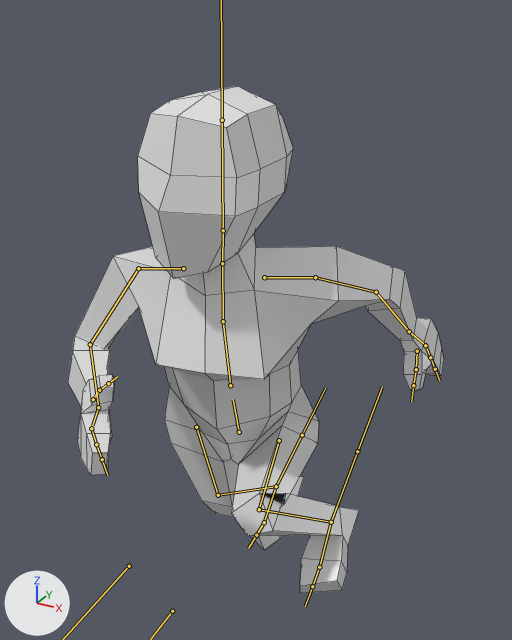
The FBX model Worlds/Assets/BaseGameAssets/Art/Models/LowPolyCharacter_Female.fbx as it was, and as the next commit left it.
Rendered twice from a camera (50 mm lens) standing at (0.764, -1.805, 1.665) and looking at (-0.044, -0.337, 0.931). The lights are fixed; the arrows at lower left show +X, +Y and +Z. Both versions are drawn at frame 22 of the action 'Armature_Female|Run'; the numbers are the values there. The bones that bend it are drawn over the model as lines. Mesh edges are drawn as thin lines.

Objects in the first picture: 'LowPolyCharacter_Female'.
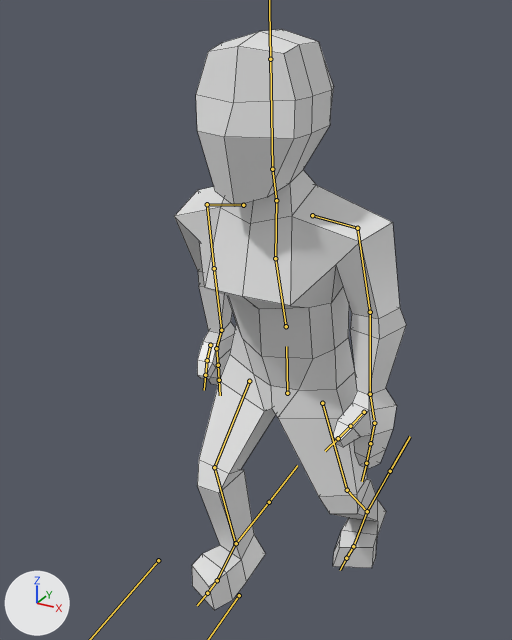
The change in detail:
Bone 'Hips' (bone_hips) moves from (-0.135, -0.148, 0.301) to (-0.044, -0.066, 0.164).
Bone 'Hips' (bone_hips) turns from (19, 14, -2) to (0, -4, 1) degrees about its own x, y and z.
Bone 'Spine' (bone_spine) turns from (-7, 0, 0) to (11, 1, 0) degrees about its own x, y and z.
Bone 'Neck' (bone_neck) turns from (-4, 0, -3) to (3, 0, 0) degrees about its own x, y and z.
Bone 'Head' (bone_head) turns from (-4, -15, 2) to (-13, 5, -2) degrees about its own x, y and z.
Bone 'Shoulder.L' (bone_shoulder_l) turns from (-14, -2, 6) to (0, 0, 0) degrees about its own x, y and z.
Bone 'UpperArm.L' (bone_upperarm_l) turns from (-30, 22, -49) to (6, 1, -76) degrees about its own x, y and z.
Bone 'LowerArm.L' (bone_lowerarm_l) turns from (13, 5, -19) to (5, 5, -7) degrees about its own x, y and z.
Bone 'UpperArm.R' (bone_upperarm_r) turns from (46, 6, 62) to (-7, 3, 79) degrees about its own x, y and z.
Bone 'LowerArm.R' (bone_lowerarm_r) turns from (45, -12, 39) to (3, -3, 5) degrees about its own x, y and z.
Bone 'UpperLeg.L' (bone_upperleg_l) turns from (94, -14, 56) to (0, -2, 15) degrees about its own x, y and z.
Bone 'LowerLeg.L' (bone_lowerleg_l) turns from (-114, -33, -22) to (-42, -6, -16) degrees about its own x, y and z.
Bone 'Foot.L' (bone_foot_l) turns from (16, -7, -18) to (36, 6, -3) degrees about its own x, y and z.
Bone 'UpperLeg.R' (bone_upperleg_r) turns from (9, -4, 14) to (35, -6, -6) degrees about its own x, y and z.
Bone 'LowerLeg.R' (bone_lowerleg_r) turns from (-45, 7, 17) to (-41, 6, 15) degrees about its own x, y and z.
Bone 'Foot.R' (bone_foot_r) turns from (37, -3, -26) to (6, -6, -10) degrees about its own x, y and z.
Bone 'Toes.R' (bone_toes_r) turns from (12, 0, 0) to (1, 0, 0) degrees about its own x, y and z.

Where the change shows, as pixel boxes (x1, y1, x2, y2) in the pictures (512 x 640 px):
'LowPolyCharacter_Female', posed (38% narrower, 15% taller): before (68, 86, 444, 593); after (174, 29, 406, 610)
bone 'Hips', root to tip: before (239, 432) to (233, 399); after (287, 393) to (286, 346)
bone 'Spine', root to tip: before (230, 385) to (223, 321); after (286, 326) to (275, 258)
bone 'Neck', root to tip: before (222, 263) to (223, 230); after (276, 200) to (272, 169)
bone 'Head', root to tip: before (223, 230) to (222, 120); after (272, 169) to (270, 59)
bone 'Shoulder.L', root to tip: before (264, 277) to (315, 277); after (312, 215) to (357, 228)
bone 'UpperArm.L', root to tip: before (315, 277) to (376, 292); after (357, 228) to (370, 312)
bone 'LowerArm.L', root to tip: before (376, 292) to (409, 331); after (370, 312) to (370, 394)
bone 'UpperArm.R', root to tip: before (138, 268) to (90, 344); after (207, 204) to (214, 268)
bone 'LowerArm.R', root to tip: before (90, 344) to (98, 407); after (214, 268) to (221, 330)
bone 'UpperLeg.L', root to tip: before (279, 440) to (259, 509); after (322, 403) to (347, 490)
bone 'LowerLeg.L', root to tip: before (259, 509) to (331, 522); after (347, 490) to (367, 511)
bone 'Foot.L', root to tip: before (331, 522) to (319, 567); after (367, 511) to (353, 546)
bone 'UpperLeg.R', root to tip: before (196, 427) to (218, 495); after (249, 381) to (214, 467)
bone 'LowerLeg.R', root to tip: before (218, 495) to (276, 486); after (214, 467) to (235, 543)
bone 'Foot.R', root to tip: before (276, 486) to (264, 522); after (235, 543) to (217, 580)
bone 'Toes.R', root to tip: before (264, 522) to (256, 535); after (217, 580) to (207, 593)
